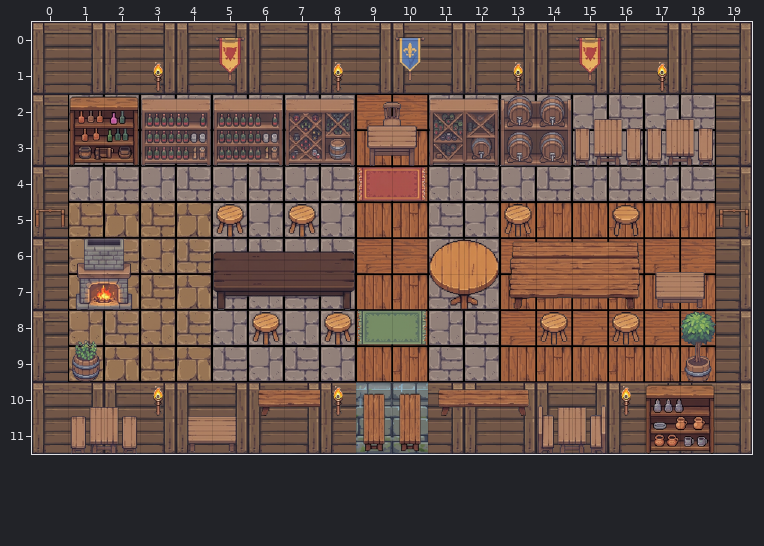
An edit to a level. Tiled map (JSON), apps/web/src/content/maps/archive-room.tmj. The first picture shows the starting point.
Cells are 48x48 px. Shown: x 0..19, y 0..11.
After:
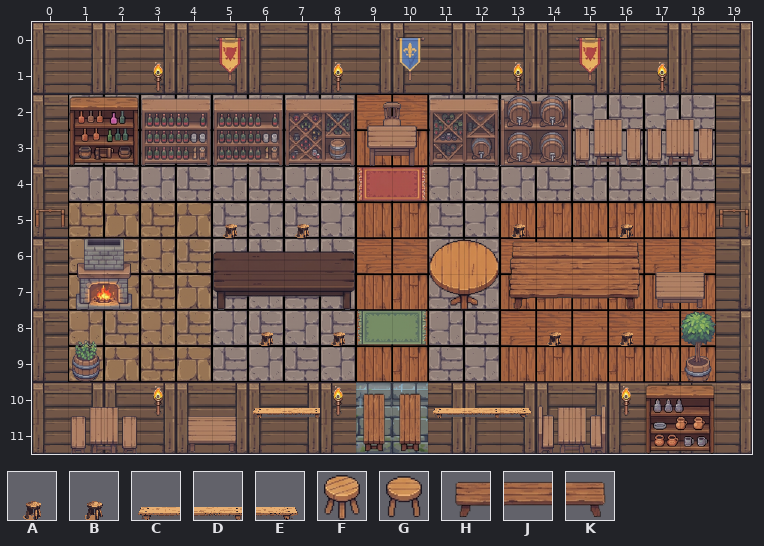
Key: from "institute-furnishings": A 0, B 1, C 2, D 3, E 4; from "medieval-tavern-b01": F 200, G 204; from "medieval-tavern-b05": H 192, J 193, K 194.
_ is an empty cell.
Tiles replaced or removed in this view: F, G, H, J, K.
Diff:
Changed rows in their new state; . is an unchanged cell.
Layer "structures":
first column x 5:
 5 A.A.....A..B
 8 .A.A.....A.A
10 .CD...CDE...
